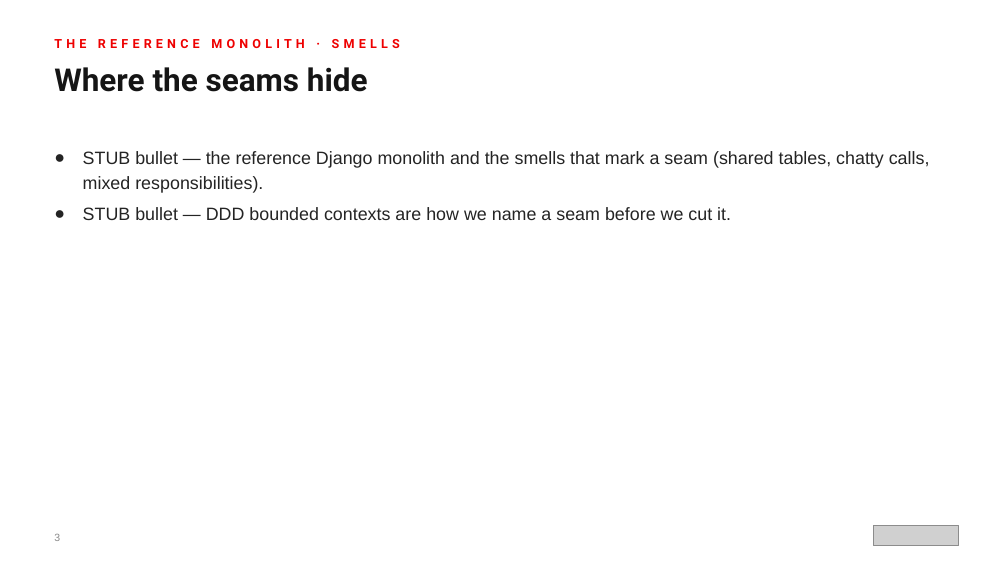
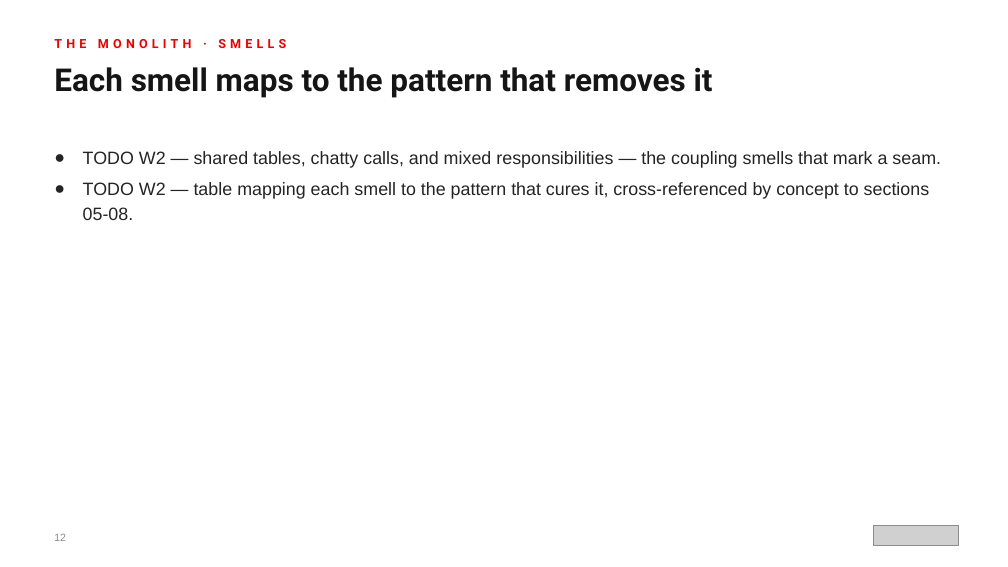
Before and after one commit to patterncatalyst/modernizing-enterprise-applications-python, a slide deck: slide 12 of presentation/modernizing-201/Modernizing-201-r1.0.pptx (slide 3 before the commit). Drawn at 1008x567 pixels with LibreOffice and Linux fonts; fonts in the diff are those of the drawing; grey boxes stand for pictures. Boxes give left, top, right and bottom in pixels: in the first picture for what was removed or moved away, otherwise in the second. Text is boxed around its words. In the diff, an @@ line names an element or a change of style, - is before the commit and + after.

```diff
--- a/presentation/modernizing-201/Modernizing-201-r1.0.pptx
+++ b/presentation/modernizing-201/Modernizing-201-r1.0.pptx
@@ text at <box>54,39,286,48</box>: text changed @@
-THE REFERENCE MONOLITH · SMELLS
+THE MONOLITH · SMELLS
@@ text at <box>54,67,713,98</box>: text changed @@
-Where the seams hide
+Each smell maps to the pattern that removes it
@@ text at <box>83,151,941,220</box>: text changed @@
-● STUB bullet — the reference Django monolith and the smells that mark a seam (shared tables, chatty calls, mixed responsibilities).
-● STUB bullet — DDD bounded contexts are how we name a seam before we cut it.
+● TODO W2 — shared tables, chatty calls, and mixed responsibilities — the coupling smells that mark a seam.
+● TODO W2 — table mapping each smell to the pattern that cures it, cross-referenced by concept to sections 05-08.
@@ text at <box>54,534,66,541</box>: text changed @@
-3
+12
```
Also in this commit, not shown: 2 other slides changed, 78 slides added, 5 other files.
